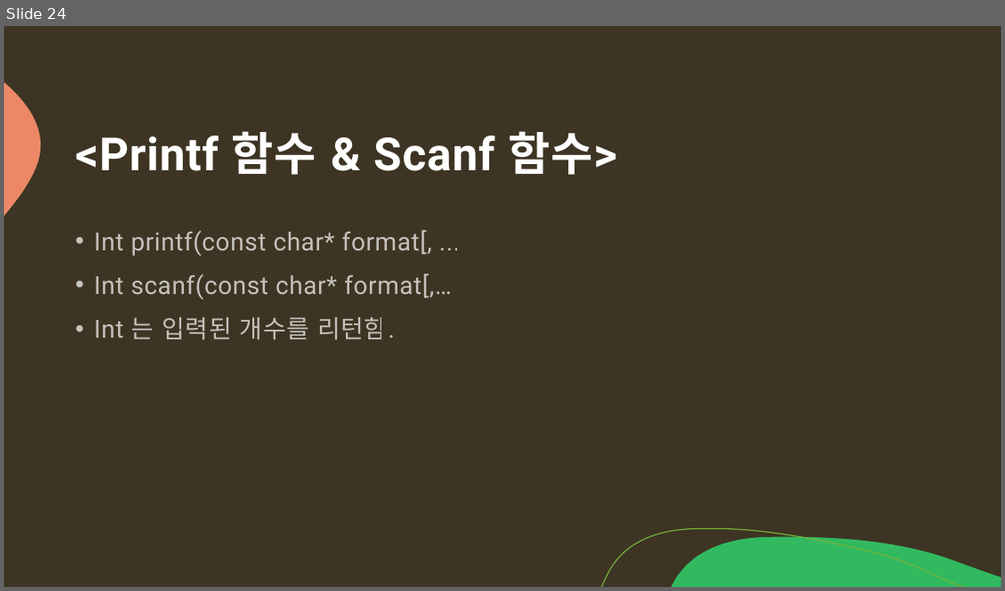
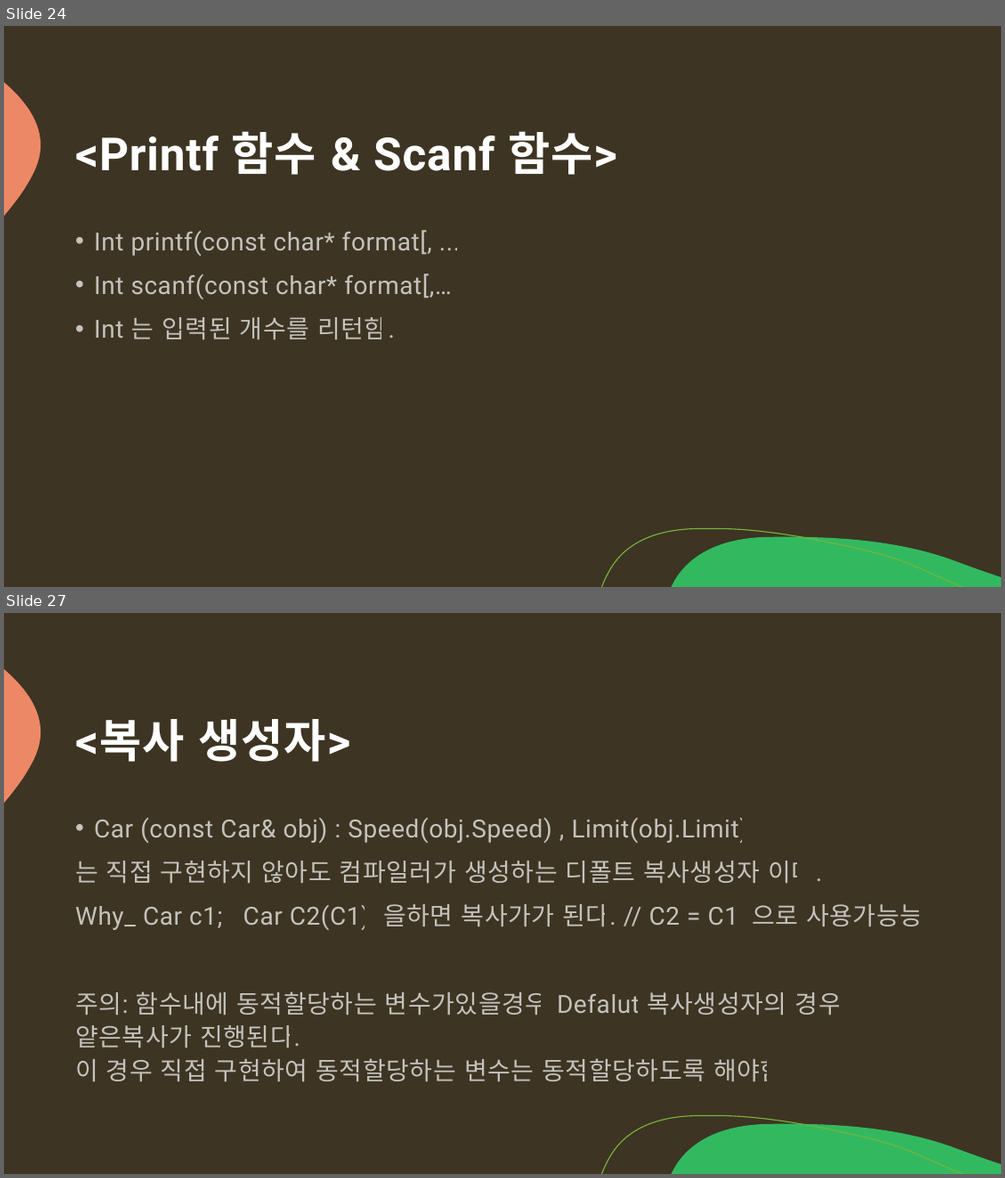
Before and after one commit to arkchimy/_Algorithm, a slide deck: 전공지식/C언어의 기초/C언어 기초지식.pptx. Shown one above the other, each under a label of ours: slide 24 before the commit, slides 24 and 27 after it; the slides between them are not shown. The pictures are 1005x591 and 1005x1178 pixels, drawn with LibreOffice and Linux fonts; fonts in the diff are those of the drawing. Boxes give left, top, right and bottom in pixels: in the first picture for what was removed or moved away, otherwise in the second. Text is boxed around its words. In the diff, an @@ line names an element or a change of style, - is before the commit and + after.

Commit message:
[ C++ 언어 기초] 참조자 & 깊은 복사 얕은복사

```diff
--- a/전공지식/C언어의 기초/C언어 기초지식.pptx
+++ b/전공지식/C언어의 기초/C언어 기초지식.pptx
@@ slide 27 added at (x1=4, y1=613, x2=1001, y2=1174), background #3D3423; not listed: 3 template elements that a slide beside it also shows @@
@@ title added at (x1=75, y1=719, x2=350, y2=762), 44 pt, text #FFFFFF, bold @@
+<복사 생성자>
@@ text added at (x1=75, y1=818, x2=922, y2=1081), 24 pt, text #FFFFFF at 70% opacity @@
+• Car (const Car& obj) : Speed(obj.Speed) , Limit(obj.Limit){};
+는 직접 구현하지 않아도 컴파일러가 생성하는 디폴트 복사생성자 이다.
+Why_ Car c1; Car C2(C1); 을하면 복사가가 된다. // C2 = C1; 으로 사용가능능
+주의: 함수내에 동적할당하는 변수가있을경우 Defalut 복사생성자의 경우 얕은복사가 진행된다.
+이 경우 직접 구현하여 동적할당하는 변수는 동적할당하도록 해야함
```
Also in this commit, not shown: 3 other slides added.
